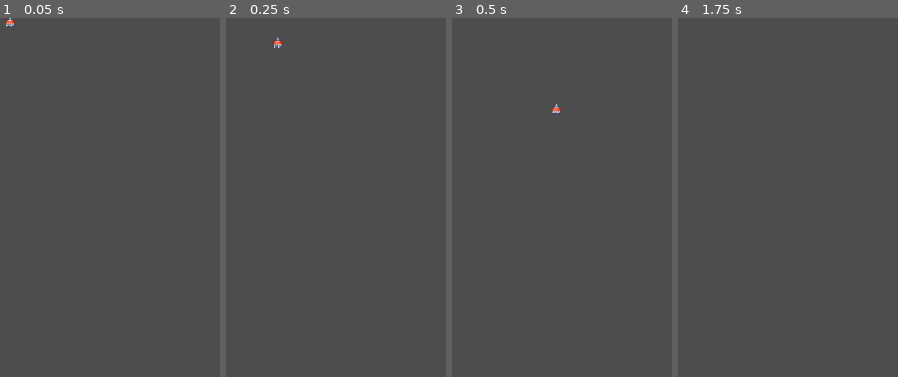
Above: before the commit, frames 1-4 (left to right).
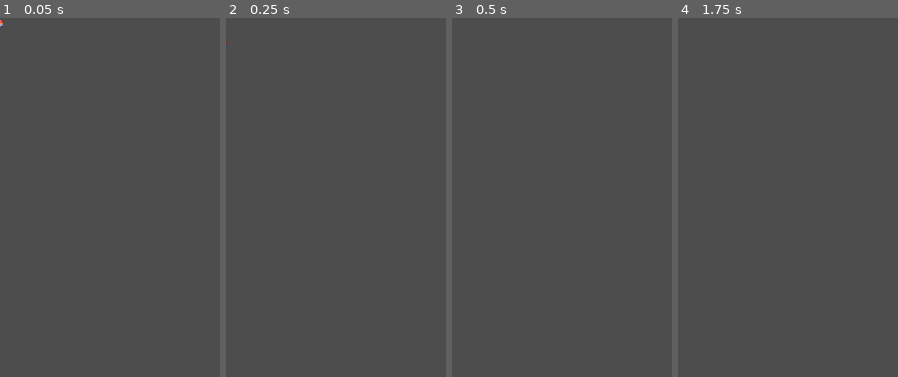
Above: after the commit, the same moments.

Repository: SolangeLL/jam_2023
Game: Godot game, scene res://scenes/plante_cul.tscn
Two runs of this game, one before a commit and one after it. Both use one fixed random seed, a clock stepped at 60 frames per second and the inputs below. This scene is started directly instead of the project's main scene.
Inputs:
- Up to frame 1 (0.05 s): no input
- Up to frame 2 (0.25 s): no input
- Up to frame 3 (0.5 s): no input
- Up to frame 4 (1.75 s): hold D (move_right) from 0.53 s (still down); tap X (die) at 0.6, 1.35 s; tap Space (jump) at 0.77, 1.52 s; tap Enter at 1.25 s

The runs differ from the first frame. In frame 1, 0.1% of the frame differs, in the area x 0-7%, y 0-3%; in frame 2, less than 0.1%; in frame 3, less than 0.1%; in frame 4, nothing differs.

Commit message:
PATCH Plante cul

Diff:
--- a/scripts/plante_cul.gd
+++ b/scripts/plante_cul.gd
@@ -2,7 +2,8 @@
 
 @onready var animation = $AnimationPlayer
 @onready var sprite = $Sprite2D
-@export var SPEED = -20.0
+@export var SPEED = -2.0
+@export var newspeed = -20.0
 @export var JUMP_VELOCITY = -400.0
 
 var facing_right = false
@@ -15,11 +16,12 @@
 	# Add the gravity.
 	if not is_on_floor():
 		velocity.y += gravity * delta
+		velocity.x = 0
 	if !$MoveCast.is_colliding() && is_on_floor():
 		flip()
-	if !$JumpCast.is_colliding() && is_on_floor():
+	if $JumpCast.is_colliding() && is_on_floor():
 		jump()
-	velocity.x = SPEED
+	velocity.x = newspeed
 	animation.play("plante_cul")
 
 	move_and_slide()
@@ -30,9 +32,9 @@
 	scale.x = scale.x * -1
 
 	if facing_right:
-		SPEED = abs(SPEED)
+		newspeed = abs(newspeed)
 	else:
-		SPEED = abs(SPEED) * -1
+		newspeed = abs(newspeed) * -1
 
 func jump():
 	velocity.y = JUMP_VELOCITY
